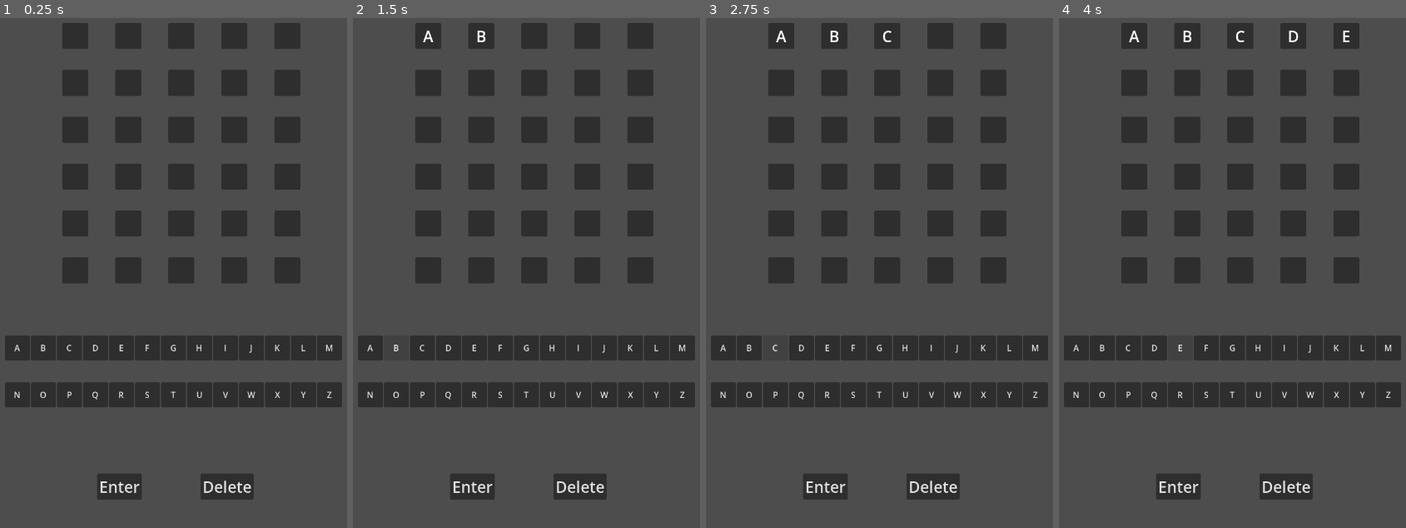
Above: before the commit, frames 1-4 (left to right).
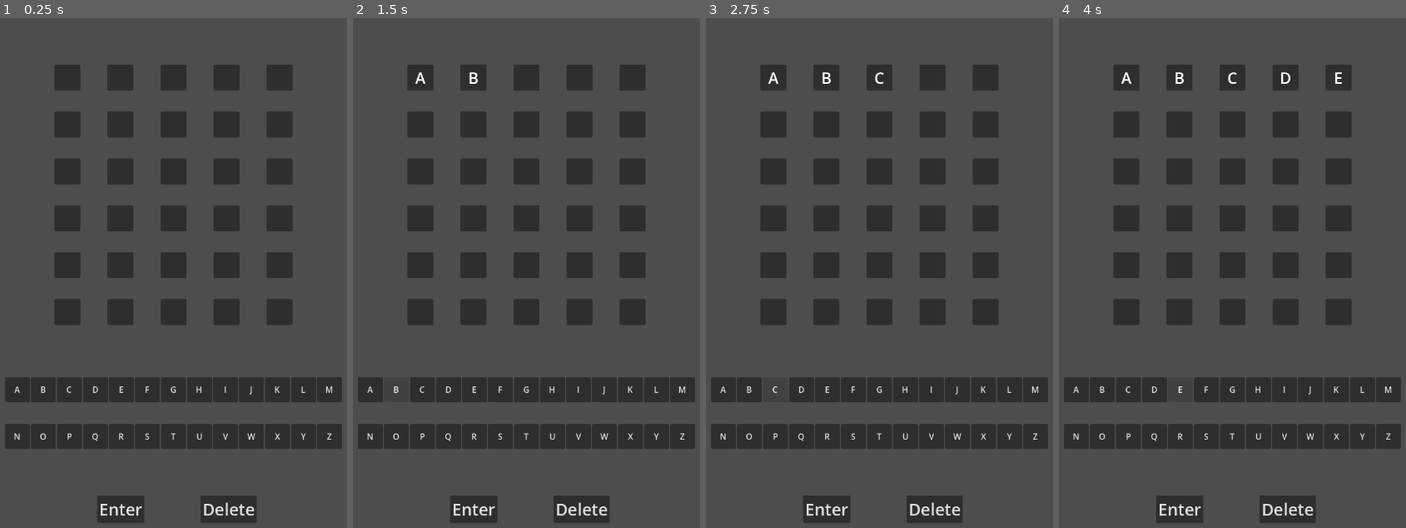
Above: after the commit, the same moments.

Repository: 4lugo7/wordle-godot
Game: Godot game, scene res://main.tscn
Same seed, same stepped clock (60 frames per second), same inputs: the game is played once before the commit and once after it.
Inputs:
- Up to frame 1 (0.25 s): no input
- Up to frame 2 (1.5 s): click "A" at 0.5 s; click "B" at 1.25 s
- Up to frame 3 (2.75 s): click "C" at 2 s
- Up to frame 4 (4 s): click "D" at 2.75 s; click "E" at 3.5 s

The runs differ from the first frame. In frame 1, 25% of the frame differs, in the area x 1-99%, y 0-100%; in frame 2, 25%; in frame 3, 25%; in frame 4, 25%.

Commit message:
Game Mechanics done

Diff:
--- a/main.gd
+++ b/main.gd
@@ -5,6 +5,10 @@
 @onready var delete: Button = $Delete
 @onready var panel: Panel = $Panel
 @onready var color_rect: ColorRect = $Panel/ColorRect
+@onready var too_short: Label = $TooShort
+@onready var invalid_word: Label = $InvalidWord
+@onready var endlabel: Label = $endlabel
+@onready var restart: Button = $Restart
 
 
 signal ui_accept
@@ -23,6 +27,10 @@
 
 # Called when the node enters the scene tree for the first time.
 func _ready() -> void:
+
+	endlabel.text = ''
+	invalid_word.visible = false
+	too_short.visible = false
 
 	# creating letter button
 	delete.pressed.connect(delete_pressed)
@@ -42,7 +50,7 @@
 			#x1 50 y1 540, x2 480 y2 640
 			var btn = buttons.get_child(x + 13 * y)
 			btn.position.x = 40 + 50 * x
-			btn.position.y = 720 + y * 90
+			btn.position.y = 800 + y * 90
 			btn.size.x = 48
 			btn.size.y = 48
 
@@ -59,8 +67,8 @@
 			var lbl = pnl.get_child(0)
 
 			pnl.size = Vector2(50, 50)
-			pnl.position.x = 150 + 102 * x
-			pnl.position.y = 120 + 90 * y
+			pnl.position.x = 135 + 102 * x
+			pnl.position.y = 200 + 90 * y
 
 			lbl.add_theme_font_size_override("font_size", 30)
 			lbl.size = pnl.size
@@ -81,33 +89,40 @@
 			button_pressed(event.keycode)
 
 func button_pressed(index : int):
-	if posx == 0:
-		var pnls = panels.get_child(posx + 5 * posy)
-		var lbls = pnls.get_child(0)
-		lbls.text = char(index)
-		posx += 1
-	elif posx == 1:
-		var pnls = panels.get_child(posx + 5 * posy)
-		var lbls = pnls.get_child(0)
-		lbls.text = char(index)
-		posx += 1
-	elif posx == 2:
-		var pnls = panels.get_child(posx + 5 * posy)
-		var lbls = pnls.get_child(0)
-		lbls.text = char(index)
-		posx += 1
-	elif posx == 3:
-		var pnls = panels.get_child(posx + 5 * posy)
-		var lbls = pnls.get_child(0)
-		lbls.text = char(index)
-		posx += 1
-	elif posx == 4:
-		var pnls = panels.get_child(posx + 5 * posy)
-		var lbls = pnls.get_child(0)
-		lbls.text = char(index)
-		posx += 1
+	invalid_word.visible = false
+	too_short.visible = false
+
+	if posy < 6:
+		if posx == 0:
+			var pnls = panels.get_child(posx + 5 * posy)
+			var lbls = pnls.get_child(0)
+			lbls.text = char(index)
+			posx += 1
+		elif posx == 1:
+			var pnls = panels.get_child(posx + 5 * posy)
+			var lbls = pnls.get_child(0)
+			lbls.text = char(index)
+			posx += 1
+		elif posx == 2:
+			var pnls = panels.get_child(posx + 5 * posy)
+			var lbls = pnls.get_child(0)
+			lbls.text = char(index)
+			posx += 1
+		elif posx == 3:
+			var pnls = panels.get_child(posx + 5 * posy)
+			var lbls = pnls.get_child(0)
+			lbls.text = char(index)
+			posx += 1
+		elif posx == 4:
+			var pnls = panels.get_child(posx + 5 * posy)
+			var lbls = pnls.get_child(0)
+			lbls.text = char(index)
+			posx += 1
 
 func delete_pressed():
+	invalid_word.visible = false
+	too_short.visible = false
+
 	if posx == 1:
 		var pnls = panels.get_child(0 + 5 * posy)
 		var lbls = pnls.get_child(0)
@@ -135,39 +150,58 @@
 		posx -= 1
 
 func enter_pressed():
-	if posx == 5:
-		var used_letter = []
-		var duplicate_letter = has_duplicate(word)
-		var pnls_array = panels.get_children()
-		var entered_word = get_entered_word(posy)
-		if allowed_words.has(entered_word):
-			for i in range(5):
-				if pnls_array[i + 5 * posy].get_child(0).text == word[i]:
-					var style = panels.get_child(i + 5 * posy).get_theme_stylebox("panel").duplicate()
-					style.bg_color = Color(0.139, 0.584, 0.137, 1.0)
-					panels.get_child(i + 5 * posy).add_theme_stylebox_override("panel", style)
-					duplicate_letter.erase(pnls_array[i + 5 * posy].get_child(0).text)
-					used_letter.append(pnls_array[i + 5 * posy].get_child(0).text)
-			for i in range(5):
-				if not pnls_array[i + 5 * posy].get_child(0).text == word[i] and word.has(pnls_array[i + 5 * posy].get_child(0).text):
-					if duplicate_letter.has(pnls_array[i + 5 * posy].get_child(0).text):
+	if posy < 6:
+		if posx == 5:
+			var used_letter = []
+			var duplicate_letter = has_duplicate(word)
+			var pnls_array = panels.get_children()
+			var buttons_array = buttons.get_children()
+			var entered_word = get_entered_word(posy)
+			var entered_word_array = entered_word.split("")
+
+			if allowed_words.has(entered_word):
+				for i in range(5):
+					if pnls_array[i + 5 * posy].get_child(0).text == word[i]:
 						var style = panels.get_child(i + 5 * posy).get_theme_stylebox("panel").duplicate()
-						style.bg_color = Color(0.827, 0.733, 0.0, 1.0)
+						style.bg_color = Color(0.139, 0.584, 0.137, 1.0)
 						panels.get_child(i + 5 * posy).add_theme_stylebox_override("panel", style)
 						duplicate_letter.erase(pnls_array[i + 5 * posy].get_child(0).text)
 						used_letter.append(pnls_array[i + 5 * posy].get_child(0).text)
-					elif not used_letter.has(pnls_array[i + 5 * posy].get_child(0).text):
-						var style = panels.get_child(i + 5 * posy).get_theme_stylebox("panel").duplicate()
-						style.bg_color = Color(0.827, 0.733, 0.0, 1.0)
-						panels.get_child(i + 5 * posy).add_theme_stylebox_override("panel", style)
-						used_letter.append(pnls_array[i + 5 * posy].get_child(0).text)
-			posx = 0
-			posy += 1
+				for i in range(5):
+					if not pnls_array[i + 5 * posy].get_child(0).text == word[i] and word.has(pnls_array[i + 5 * posy].get_child(0).text):
+						if duplicate_letter.has(pnls_array[i + 5 * posy].get_child(0).text):
+							var style = panels.get_child(i + 5 * posy).get_theme_stylebox("panel").duplicate()
+							style.bg_color = Color(0.827, 0.733, 0.0, 1.0)
+							panels.get_child(i + 5 * posy).add_theme_stylebox_override("panel", style)
+							duplicate_letter.erase(pnls_array[i + 5 * posy].get_child(0).text)
+							used_letter.append(pnls_array[i + 5 * posy].get_child(0).text)
+						elif not used_letter.has(pnls_array[i + 5 * posy].get_child(0).text):
+							var style = panels.get_child(i + 5 * posy).get_theme_stylebox("panel").duplicate()
+							style.bg_color = Color(0.827, 0.733, 0.0, 1.0)
+							panels.get_child(i + 5 * posy).add_theme_stylebox_override("panel", style)
+							used_letter.append(pnls_array[i + 5 * posy].get_child(0).text)
+					elif not pnls_array[i + 5 * posy].get_child(0).text == word[i] and not word.has(pnls_array[i + 5 * posy].get_child(0).text):
+						var used_button = buttons_array[ord(pnls_array[i + 5 * posy].get_child(0).text)-65]
+						used_button.add_theme_color_override("font_color", Color(0.149, 0.149, 0.149, 1.0))
+
+				posx = 0
+				posy += 1
+			else:
+				print('not a valid word')
+				invalid_word.visible = true
+
+			if posy == 6:
+				endlabel.text = "You suck at wordle!"
+				restart.visible = true
+
+			if entered_word_array == word:
+				endlabel.text = "You won wordle!"
+				posy = 7
+				restart.visible = true
+
 		else:
-			print('not a valid word')
-
-	if posy == 5:
-		pass
+			too_short.visible = true
+
 
 func has_duplicate(word: Array) -> Array:
 	var seen = []
@@ -185,3 +219,6 @@
 	for i in range(5):
 		entered_word = entered_word + pnls_array[i + 5 * y_pos].get_child(0).text
 	return entered_word
+
+func _on_restart_pressed() -> void:
+	get_tree().reload_current_scene()
--- a/main.tscn
+++ b/main.tscn
@@ -11,17 +11,61 @@
 
 [node name="Enter" type="Button" parent="." unique_id=1144997971]
 offset_left = 217.0
-offset_top = 985.0
+offset_top = 1027.0
 offset_right = 303.0
-offset_bottom = 1035.0
-theme_override_font_sizes/font_size = 30
+offset_bottom = 1077.0
+theme_override_font_sizes/font_size = 32
 text = "Enter"
 
 [node name="Delete" type="Button" parent="." unique_id=799137939]
 offset_left = 416.0
-offset_top = 985.0
+offset_top = 1027.0
 offset_right = 518.0
-offset_bottom = 1035.0
-theme_override_font_sizes/font_size = 30
+offset_bottom = 1077.0
+theme_override_font_sizes/font_size = 32
 text = "Delete
 "
+
+[node name="InvalidWord" type="Label" parent="." unique_id=1150252060]
+visible = false
+offset_left = 241.0
+offset_top = 65.0
+offset_right = 478.0
+offset_bottom = 110.0
+theme_override_font_sizes/font_size = 32
+text = "Not in word list"
+
+[node name="TooShort" type="Label" parent="." unique_id=2029727335]
+visible = false
+offset_left = 214.0
+offset_top = 65.0
+offset_right = 505.0
+offset_bottom = 110.0
+theme_override_font_sizes/font_size = 32
+text = "Not enough letters"
+
+[node name="endlabel" type="Label" parent="." unique_id=633752457]
+anchors_preset = 8
+anchor_left = 0.5
+anchor_top = 0.5
+anchor_right = 0.5
+anchor_bottom = 0.5
+offset_left = 267.0
+offset_top = 65.0
+offset_right = 452.0
+offset_bottom = 110.0
+grow_horizontal = 2
+grow_vertical = 2
+theme_override_font_sizes/font_size = 32
+text = "ENDSCREEN"
+
+[node name="Restart" type="Button" parent="." unique_id=532479676]
+visible = false
+offset_left = 301.0
+offset_top = 1141.0
+offset_right = 421.0
+offset_bottom = 1194.0
+theme_override_font_sizes/font_size = 32
+text = "Restart"
+
+[connection signal="pressed" from="Restart" to="." method="_on_restart_pressed"]
